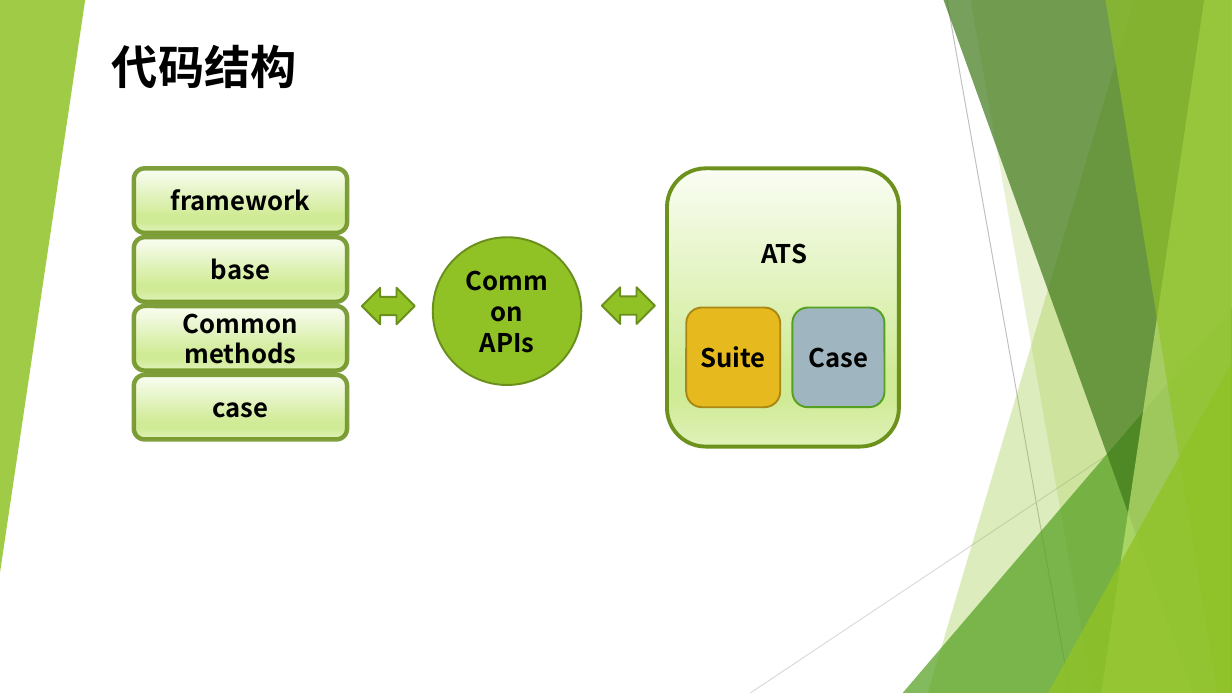
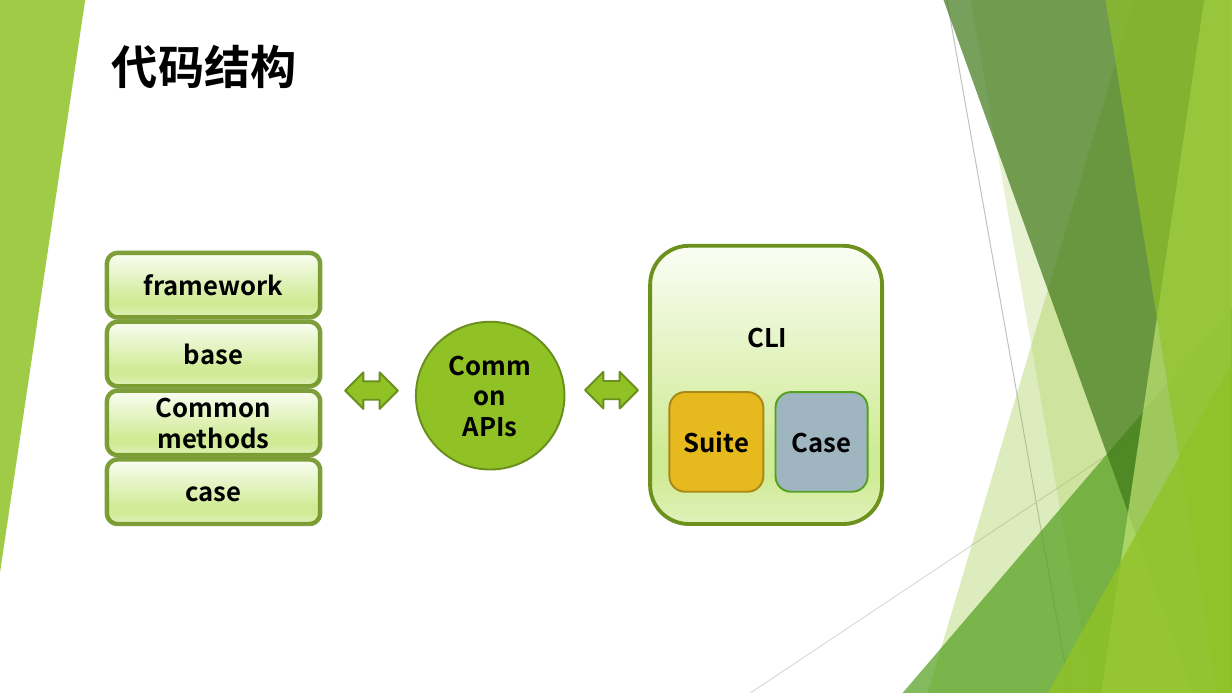
Before and after one commit to gx303841541/ATS, a slide deck: slide 3 of nose based ATS.pptx. Drawn at 1232x693 pixels with LibreOffice and Linux fonts; fonts in the diff are those of the drawing. Boxes give left, top, right and bottom in pixels: in the first picture for what was removed or moved away, otherwise in the second. Text is boxed around its words. In the diff, an @@ line names an element or a change of style, - is before the commit and + after.

```diff
--- a/nose based ATS.pptx
+++ b/nose based ATS.pptx
@@ rounded rectangle: place and size @@
-rounded rectangle at <box>667,168,899,446</box>
+rounded rectangle at <box>651,246,883,524</box>
@@ text at <box>747,327,787,348</box>: text changed @@
-ATS
+CLI
@@ 2 left right arrows, 1 ellipse: place and size @@
-2 left right arrows, 1 ellipse at <box>362,238,654,385</box>
+2 left right arrows, 1 ellipse at <box>345,322,638,470</box>
@@ 4 rounded rectangles: place and size @@
-4 rounded rectangles at <box>134,168,348,440</box>
+4 rounded rectangles at <box>107,253,321,524</box>
@@ rounded rectangle "Suite": place and size @@
-rounded rectangle "Suite" at <box>687,308,781,408</box>
+rounded rectangle "Suite" at <box>669,392,763,492</box>
@@ rounded rectangle "Case": place and size @@
-rounded rectangle "Case" at <box>793,308,885,408</box>
+rounded rectangle "Case" at <box>775,392,868,492</box>
```
Also in this commit, not shown: 1 other slide changed, 11 other files.
